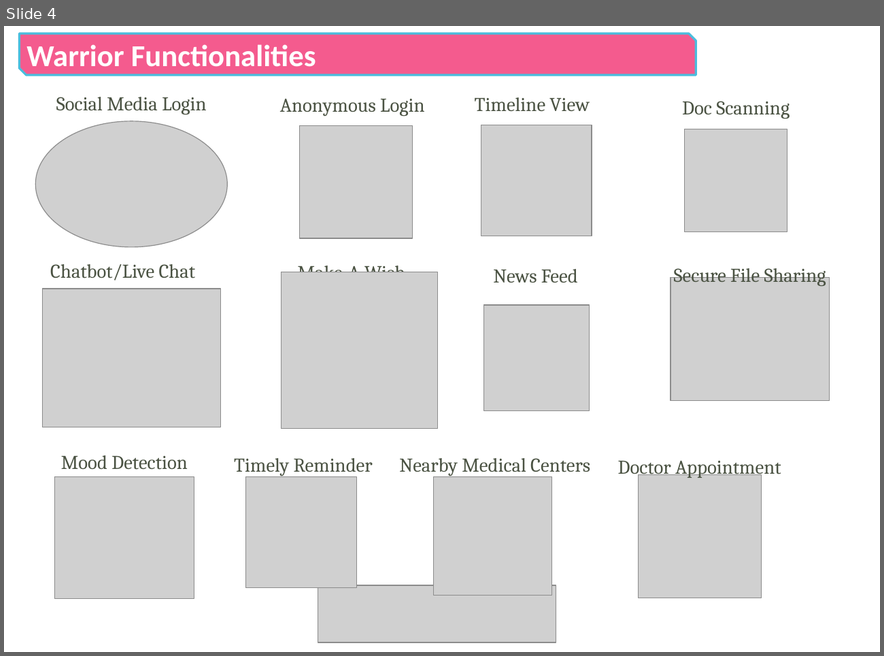
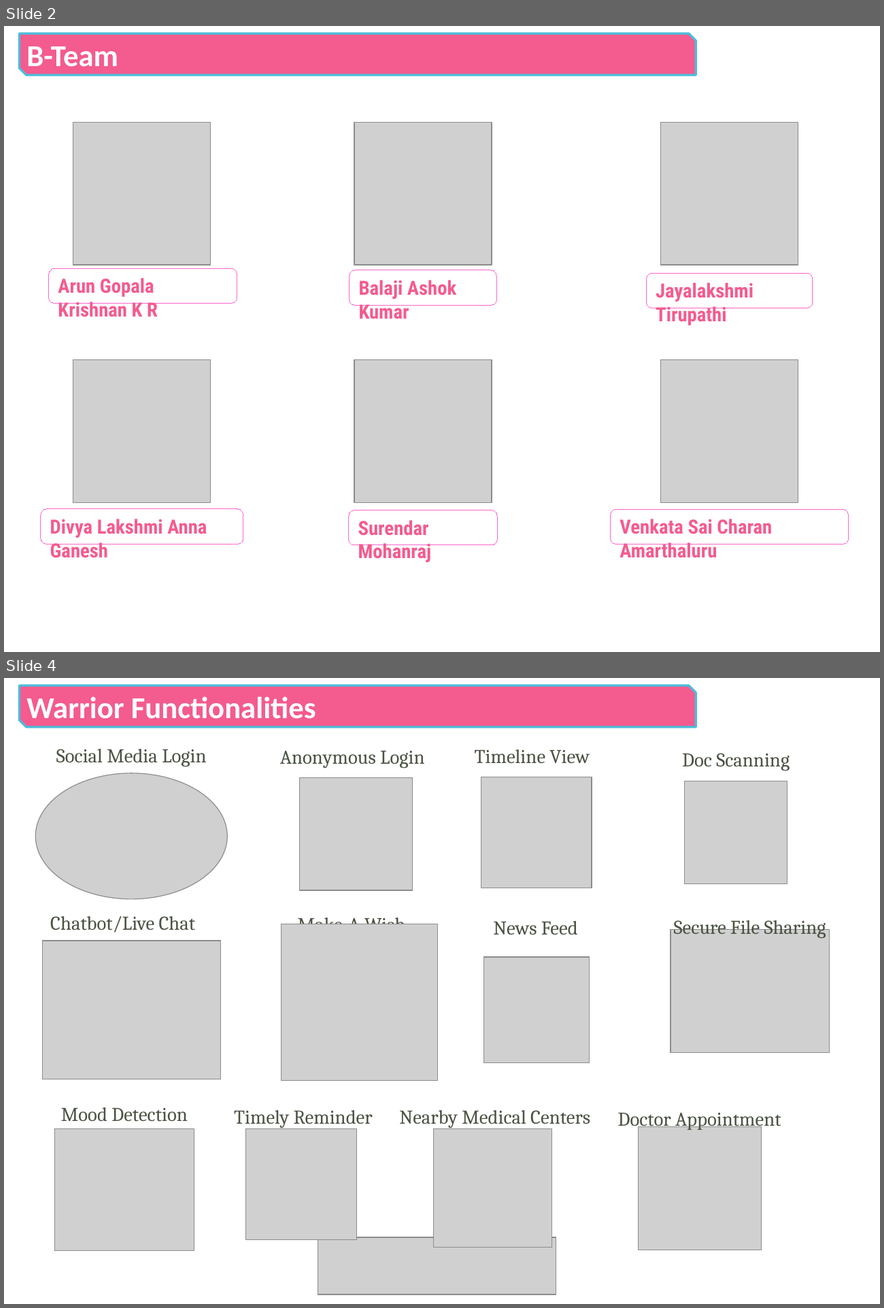
Before and after one commit to charcharan/hack-for-pink-2020, a slide deck: B-Team_Flamingo_Infosys.pptx. Shown one above the other, each under a label of ours: slide 4 before the commit, slides 2 and 4 after it; the slides between them are not shown. The pictures are 884x656 and 884x1308 pixels, drawn with LibreOffice and Linux fonts; fonts in the diff are those of the drawing; grey boxes stand for pictures; background and template pictures are left out. Boxes give left, top, right and bottom in pixels: in the first picture for what was removed or moved away, otherwise in the second. Text is boxed around its words. In the diff, an @@ line names an element or a change of style, - is before the commit and + after.

```diff
--- a/B-Team_Flamingo_Infosys.pptx
+++ b/B-Team_Flamingo_Infosys.pptx
@@ slide 2 added at (4,26,880,652), background picture (left out) @@
@@ snip diag rect added at (20,34,696,75), fill #F45B8E, outline #4ABDDD 2 pt, 28 pt, text #FFFFFF, bold @@
+B-Team
@@ picture added at (73,122,211,265) @@
@@ picture added at (354,122,492,265) @@
@@ picture added at (660,122,798,265) @@
@@ rounded rectangle added at (49,269,237,303), fill #FFFFFF, outline #FF66CC 0.75 pt, 18 pt, text #F45B8E, bold @@
+Arun Gopala Krishnan K R
@@ rounded rectangle added at (349,270,496,305), fill #FFFFFF, outline #FF66CC 0.75 pt, 18 pt, text #F45B8E, bold @@
+Balaji Ashok Kumar
@@ rounded rectangle added at (646,273,813,308), fill #FFFFFF, outline #FF66CC 0.75 pt, 18 pt, text #F45B8E, bold @@
+Jayalakshmi Tirupathi
@@ picture added at (73,360,211,502) @@
@@ picture added at (354,360,492,502) @@
@@ picture added at (661,360,798,502) @@
@@ rounded rectangle added at (41,509,243,543), fill #FFFFFF, outline #FF66CC 0.75 pt, 18 pt, text #F45B8E, bold @@
+Divya Lakshmi Anna Ganesh
@@ rounded rectangle added at (349,510,498,546), fill #FFFFFF, outline #FF66CC 0.75 pt, 18 pt, text #F45B8E, bold @@
+Surendar Mohanraj
@@ rounded rectangle added at (610,509,848,543), fill #FFFFFF, outline #FF66CC 0.75 pt, 18 pt, text #F45B8E, bold @@
+Venkata Sai Charan Amarthaluru
```
Also in this commit, not shown: 6 slides changed, 1 slide removed.
